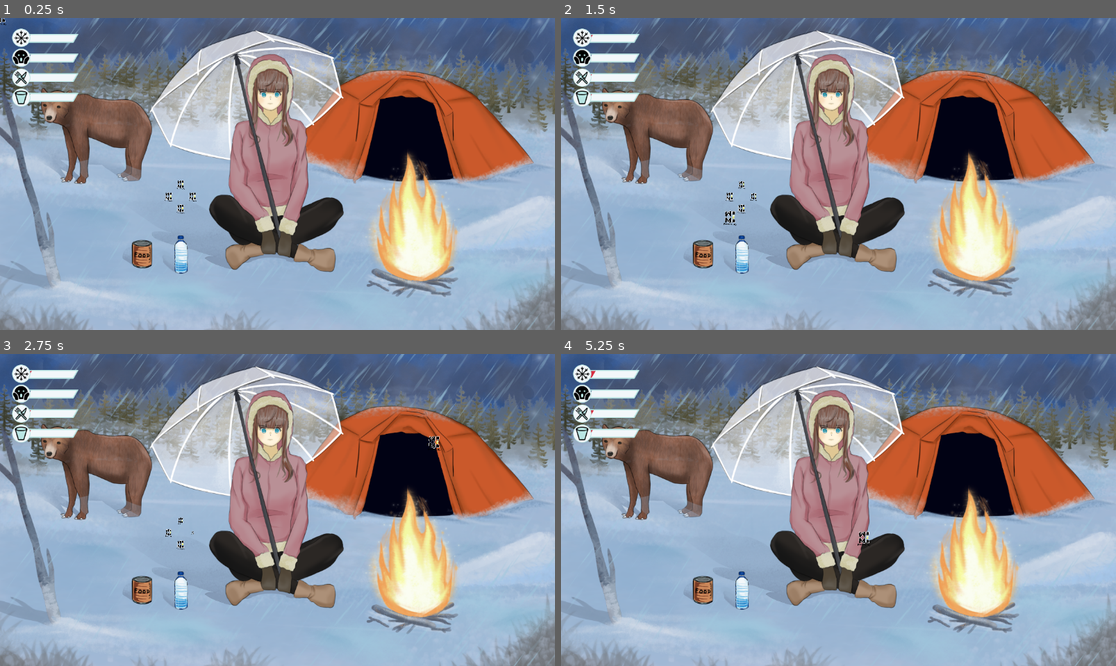
Above: before the commit, frames 1-4 (two rows, left to right).
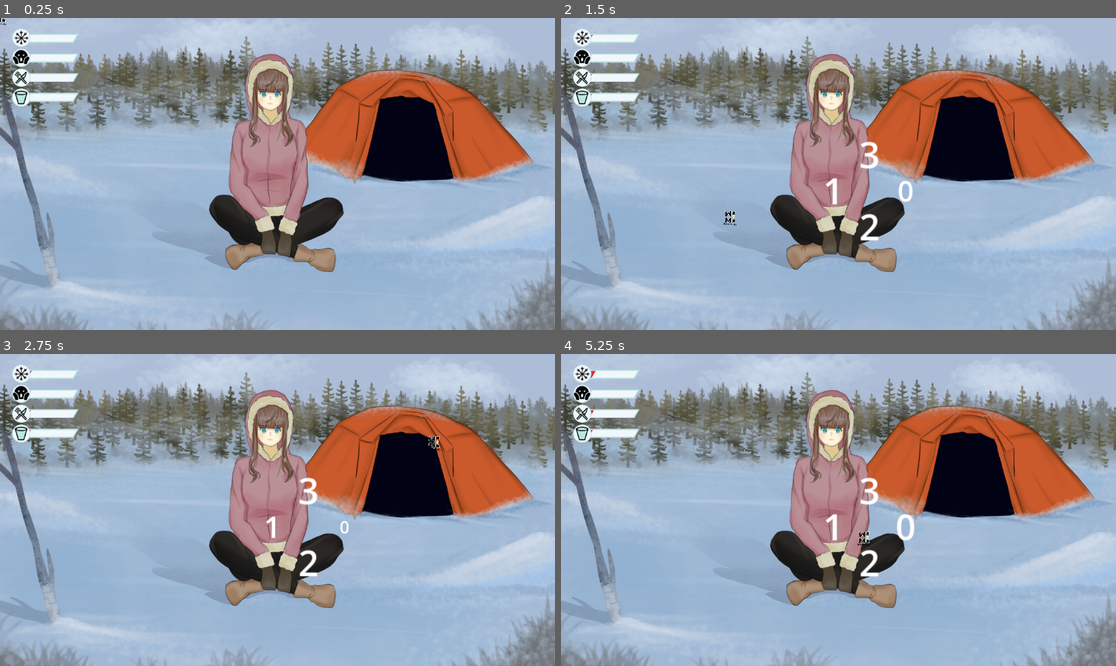
Above: after the commit, the same moments.

Repository: Where-is-my-input/Godot-Wild-Jam-76
Game: Godot game, scene res://main.tscn
Two runs of this game, one before a commit and one after it. Both use one fixed random seed, a clock stepped at 60 frames per second and the inputs below.
Inputs (mouse positions are in pixels of both pictures, inside the frame that each line leads up to):
- Up to frame 1 (0.25 s): no input
- Up to frame 2 (1.5 s): tap Enter at 0.5 s; move the mouse to (960, 158) at 0.52 s; hold Right (ui_right) 0.53-1.28 s; tap Z (interact) at 0.6, 1.35 s; move the mouse to (727, 189) at 1.27 s; hold Down (ui_down) from 1.28 s (still down)
- Up to frame 3 (2.75 s): move the mouse to (333, 441) at 2.02 s; release Down (ui_down) at 2.03 s; hold Right (ui_right) from 2.03 s (still down); tap Z (interact) at 2.1 s
- Up to frame 4 (5.25 s): move the mouse to (810, 572) at 2.77 s; release Right (ui_right) at 2.78 s; hold Up (ui_up) 2.78-3.53 s; tap Z (interact) every 0.75 s from 2.85 to 5.1 s; move the mouse to (1005, 556) at 3.52 s; hold Left (ui_left) 3.53-5.03 s; move the mouse to (672, 463) at 4.27 s; move the mouse to (866, 510) at 5.02 s; hold Down (ui_down) from 5.03 s (still down)

The runs differ from the first frame. In frame 1, 29% of the frame differs, in the area x 0-100%, y 0-100%; in frame 2, 29%; in frame 3, 29%; in frame 4, 29%.

Commit message:
gaming

Diff:
--- /dev/null
+++ b/area_2d.gd
@@ -0,0 +1,19 @@
+extends Area2D
+
+const MINIGAME = preload("res://scene/minigame.tscn")
+func _on_area_entered(area: Area2D) -> void:
+	if !area.is_in_group("cursor") || Global.minigaming: return
+	Global.minigaming = true
+	set_deferred("monitoring", false)
+	var parent = get_parent()
+	var minigame = MINIGAME.instantiate()
+	add_child(minigame)
+	minigame.global_position += parent.size / 3
+
+func reset():
+	set_deferred("monitoring", true)
+
+func action():
+	var parent = get_parent()
+	if parent.has_method("action"):
+		parent.action()
--- /dev/null
+++ b/bear.gd
@@ -0,0 +1,4 @@
+extends TextureRect
+
+func action():
+	visible = !visible
--- /dev/null
+++ b/fireplace.gd
@@ -0,0 +1,27 @@
+extends TextureRect
+@onready var fire: TextureRect = $fire
+@onready var timer_fire: Timer = $timerFire
+
+var fireOn = false
+
+@export var fireAmount:int = 50
+
+@export var fireMin:int = 15
+@export var fireMax:int = 30
+@export var firetick:int = 2
+
+func action():
+	setFire(true)
+	var amount = randi_range(fireMin, fireMax)
+	timer_fire.start(amount)
+	fireAmount -= amount
+
+func setFire(v = false):
+	fire.visible = v
+	fireOn = v
+
+func _on_timer_fire_timeout() -> void:
+	setFire()
+	if fireAmount <= 0:
+		visible = false
+		fireAmount = 0
--- /dev/null
+++ b/food.gd
@@ -0,0 +1,20 @@
+extends TextureRect
+@onready var hunger: ProgressBar = $"../stats/hunger"
+@onready var freeze: ProgressBar = $"../stats/freeze"
+@onready var thirst: ProgressBar = $"../stats/thirst"
+@onready var sanity: ProgressBar = $"../stats/sanity"
+
+@export var minFood:int = 5
+@export var maxFood:int = 25
+
+@export var foodAmount:int = 30
+
+func action():
+	var foodUsed = randi_range(minFood, maxFood)
+	hunger.value -= foodUsed
+	freeze.value -= foodUsed / 2
+	thirst.value += foodUsed / 2 if sanity.value <= 75 else foodUsed
+	foodAmount -= foodUsed
+	if foodAmount <= 0:
+		visible = false
+		foodAmount = 0
--- a/main.gd
+++ b/main.gd
@@ -4,6 +4,11 @@
 @onready var hunger: ProgressBar = $Control/stats/hunger
 @onready var thirst: ProgressBar = $Control/stats/thirst
 @onready var timer_tick: Timer = $timerTick
+@onready var timer_weather: Timer = $timerWeather
+@onready var fireplace: TextureRect = $Control/fireplace
+@onready var bear: TextureRect = $Control/bear
+@onready var umbrella: TextureRect = $Control/mc/umbrella
+@onready var timer_bear: Timer = $timerBear
 
 @export var freezeTimerTick:float = 2.0
 @export var freezeAmount:int = 3
@@ -12,6 +17,9 @@
 @export var sanityAmount:int = 5
 
 @onready var mc_frozen: TextureRect = $Control/mc/mc_frozen
+@onready var rain: TextureRect = $Control/rain
+
+var dying = false
 
 func freezeTick():
 	if hunger.value >= 100:
@@ -26,8 +34,35 @@
 		thirst.value += thirstAmount
 	if freeze.value >= 50:
 		sanity.value += sanityAmount
+	if fireplace.fireOn:
+		freeze.value -= fireplace.firetick
+		sanity.value -= 1
+	if bear.visible == true:
+		sanity.value += 2
+	if rain.visible != umbrella.visible:
+		freeze.value += 5
+	if dying && freeze.value >= 100:
+		print("Game over")
+	dying = freeze.value >= 100
 
 func _on_timer_tick_timeout() -> void:
 	freezeTick()
 	mc_frozen.visible = freeze.value > 75
 	timer_tick.start(freezeTimerTick if freeze.value < 100 else freezeTimerTick / 2)
+
+func _on_timer_weather_timeout() -> void:
+	match randi_range(0,1):
+		1:
+			rain.visible = true
+		_:
+			rain.visible = false
+	timer_weather.start(60)
+	timer_bear.start(30)
+
+
+func _on_timer_bear_timeout() -> void:
+	match randi_range(0,1):
+		1:
+			bear.visible = true
+		_:
+			bear.visible = false
--- a/main.tscn
+++ b/main.tscn
@@ -1,30 +1,51 @@
-[gd_scene load_steps=17 format=3 uid="uid://bv4uys4jukmnd"]
+[gd_scene load_steps=29 format=3 uid="uid://bv4uys4jukmnd"]
 
 [ext_resource type="PackedScene" uid="uid://84jlgn1inqo0" path="res://scene/cursor.tscn" id="1_2cuap"]
 [ext_resource type="Script" path="res://main.gd" id="1_jcw8u"]
-[ext_resource type="PackedScene" uid="uid://dulc6fd4satev" path="res://scene/tree.tscn" id="2_cacir"]
 [ext_resource type="Texture2D" uid="uid://dsvcaosfpjwkf" path="res://Assets/background.png" id="3_dpjth"]
 [ext_resource type="Texture2D" uid="uid://ddh50sk1ec448" path="res://Assets/mc.png" id="4_fxa33"]
 [ext_resource type="Texture2D" uid="uid://dryvnvfr25en4" path="res://Assets/mc-frozen.png" id="5_cagn5"]
+[ext_resource type="Script" path="res://mc.gd" id="5_npbca"]
 [ext_resource type="Texture2D" uid="uid://c4bd6vcl5otqk" path="res://Assets/icons.png" id="6_y4o2t"]
 [ext_resource type="PackedScene" uid="uid://d3446w2uruqfx" path="res://scene/progress_bar.tscn" id="7_fewfx"]
 [ext_resource type="Texture2D" uid="uid://bf0yg2fb8msvj" path="res://Assets/umbrella.png" id="7_i0m4b"]
 [ext_resource type="Texture2D" uid="uid://i25efgxbb1el" path="res://Assets/barraca.png" id="10_2n0hv"]
+[ext_resource type="Script" path="res://tent.gd" id="12_b8nh4"]
 [ext_resource type="Texture2D" uid="uid://d2cxdovptnfhs" path="res://Assets/rain.png" id="12_obv8q"]
-[ext_resource type="Texture2D" uid="uid://cqgj4ntuid27" path="res://Assets/bonfire.png" id="13_n5rpu"]
+[ext_resource type="Script" path="res://water.gd" id="13_ksqwn"]
 [ext_resource type="Texture2D" uid="uid://blgfoxsueovps" path="res://Assets/bear.png" id="14_a3q1q"]
+[ext_resource type="Script" path="res://bear.gd" id="14_hmnbk"]
+[ext_resource type="Script" path="res://area_2d.gd" id="14_vijc7"]
+[ext_resource type="Texture2D" uid="uid://dmdfwofi7nquv" path="res://Assets/wood.png" id="15_36hoj"]
 [ext_resource type="Texture2D" uid="uid://dmpojj5up7dxl" path="res://Assets/water.png" id="15_gebbu"]
-[ext_resource type="PackedScene" uid="uid://exd7637ip8ur" path="res://scene/minigame.tscn" id="16_12pbg"]
+[ext_resource type="Script" path="res://food.gd" id="15_ip6yy"]
+[ext_resource type="Texture2D" uid="uid://cq5t660tjnmlv" path="res://Assets/fire.png" id="16_56oin"]
 [ext_resource type="Texture2D" uid="uid://c0n3d3bvw4pje" path="res://Assets/food.png" id="16_pjkuo"]
+[ext_resource type="Script" path="res://fireplace.gd" id="18_2xti7"]
+
+[sub_resource type="RectangleShape2D" id="RectangleShape2D_3g83k"]
+size = Vector2(263.333, 708.333)
+
+[sub_resource type="RectangleShape2D" id="RectangleShape2D_tll4d"]
+size = Vector2(675, 380)
+
+[sub_resource type="RectangleShape2D" id="RectangleShape2D_vm4r2"]
+size = Vector2(421.667, 355)
+
+[sub_resource type="RectangleShape2D" id="RectangleShape2D_h5lrn"]
+size = Vector2(51.6666, 143.333)
+
+[sub_resource type="RectangleShape2D" id="RectangleShape2D_1f1v4"]
+size = Vector2(86.6667, 106.667)
+
+[sub_resource type="RectangleShape2D" id="RectangleShape2D_iufp6"]
+size = Vector2(315, 115)
 
 [node name="main" type="Node2D"]
 script = ExtResource("1_jcw8u")
 
 [node name="cursor" parent="." instance=ExtResource("1_2cuap")]
 z_index = 15
-
-[node name="tree" parent="." instance=ExtResource("2_cacir")]
-position = Vector2(290, 167)
 
 [node name="Control" type="Control" parent="."]
 layout_mode = 3
@@ -45,6 +66,7 @@
 offset_right = 1920.0
 offset_bottom = 1080.0
 texture = ExtResource("4_fxa33")
+script = ExtResource("5_npbca")
 
 [node name="mc_frozen" type="TextureRect" parent="Control/mc"]
 visible = false
@@ -54,11 +76,19 @@
 texture = ExtResource("5_cagn5")
 
 [node name="umbrella" type="TextureRect" parent="Control/mc"]
+visible = false
 z_index = 10
 layout_mode = 0
 offset_right = 40.0
 offset_bottom = 40.0
 texture = ExtResource("7_i0m4b")
+
+[node name="Area2D" type="Area2D" parent="Control/mc"]
+script = ExtResource("14_vijc7")
+
+[node name="CollisionShape2D" type="CollisionShape2D" parent="Control/mc/Area2D"]
+position = Vector2(943.333, 472.5)
+shape = SubResource("RectangleShape2D_3g83k")
 
 [node name="stats" type="TextureRect" parent="Control"]
 z_index = 5
@@ -105,23 +135,25 @@
 offset_right = 40.0
 offset_bottom = 40.0
 texture = ExtResource("10_2n0hv")
+script = ExtResource("12_b8nh4")
+
+[node name="Area2D" type="Area2D" parent="Control/tent"]
+script = ExtResource("14_vijc7")
+
+[node name="CollisionShape2D" type="CollisionShape2D" parent="Control/tent/Area2D"]
+position = Vector2(1425.83, 368.333)
+shape = SubResource("RectangleShape2D_tll4d")
 
 [node name="rain" type="TextureRect" parent="Control"]
+visible = false
 z_index = -45
 layout_mode = 0
 offset_right = 40.0
 offset_bottom = 40.0
 texture = ExtResource("12_obv8q")
 
-[node name="bonfire" type="TextureRect" parent="Control"]
-layout_mode = 0
-offset_left = 1133.33
-offset_top = 345.0
-offset_right = 1720.33
-offset_bottom = 1032.0
-texture = ExtResource("13_n5rpu")
-
 [node name="bear" type="TextureRect" parent="Control"]
+visible = false
 z_index = -5
 layout_mode = 0
 offset_left = 36.6667
@@ -129,28 +161,97 @@
 offset_right = 589.667
 offset_bottom = 631.0
 texture = ExtResource("14_a3q1q")
+script = ExtResource("14_hmnbk")
+
+[node name="Area2D" type="Area2D" parent="Control/bear"]
+script = ExtResource("14_vijc7")
+
+[node name="CollisionShape2D" type="CollisionShape2D" parent="Control/bear/Area2D"]
+position = Vector2(302.5, 222.5)
+shape = SubResource("RectangleShape2D_vm4r2")
 
 [node name="water" type="TextureRect" parent="Control"]
+visible = false
 layout_mode = 0
 offset_left = 481.667
 offset_top = 690.0
 offset_right = 734.667
 offset_bottom = 956.0
 texture = ExtResource("15_gebbu")
+script = ExtResource("13_ksqwn")
+
+[node name="Area2D" type="Area2D" parent="Control/water"]
+script = ExtResource("14_vijc7")
+
+[node name="CollisionShape2D" type="CollisionShape2D" parent="Control/water/Area2D"]
+position = Vector2(144.166, 128.333)
+shape = SubResource("RectangleShape2D_h5lrn")
 
 [node name="food" type="TextureRect" parent="Control"]
+visible = false
 layout_mode = 0
 offset_left = 371.667
 offset_top = 726.667
 offset_right = 603.667
 offset_bottom = 911.667
 texture = ExtResource("16_pjkuo")
+script = ExtResource("15_ip6yy")
+
+[node name="Area2D" type="Area2D" parent="Control/food"]
+script = ExtResource("14_vijc7")
+
+[node name="CollisionShape2D" type="CollisionShape2D" parent="Control/food/Area2D"]
+position = Vector2(120, 91.6663)
+shape = SubResource("RectangleShape2D_1f1v4")
+
+[node name="fireplace" type="TextureRect" parent="Control"]
+visible = false
+layout_mode = 0
+offset_left = 1281.67
+offset_top = 818.333
+offset_right = 1685.67
+offset_bottom = 1028.33
+texture = ExtResource("15_36hoj")
+script = ExtResource("18_2xti7")
+
+[node name="fire" type="TextureRect" parent="Control/fireplace"]
+visible = false
+layout_mode = 0
+offset_left = 16.6667
+offset_top = -376.667
+offset_right = 411.667
+offset_bottom = 191.333
+texture = ExtResource("16_56oin")
+
+[node name="Area2D" type="Area2D" parent="Control/fireplace"]
+script = ExtResource("14_vijc7")
+
+[node name="CollisionShape2D" type="CollisionShape2D" parent="Control/fireplace/Area2D"]
+position = Vector2(212.5, 112.5)
+shape = SubResource("RectangleShape2D_iufp6")
+
+[node name="timerFire" type="Timer" parent="Control/fireplace"]
+one_shot = true
 
 [node name="timerTick" type="Timer" parent="."]
 one_shot = true
 autostart = true
 
-[node name="minigame" parent="." instance=ExtResource("16_12pbg")]
-position = Vector2(375, 372)
-
+[node name="timerWeather" type="Timer" parent="."]
+wait_time = 60.0
+one_shot = true
+autostart = true
+
+[node name="timerBear" type="Timer" parent="."]
+one_shot = true
+
+[connection signal="area_entered" from="Control/mc/Area2D" to="Control/mc/Area2D" method="_on_area_entered"]
+[connection signal="area_entered" from="Control/tent/Area2D" to="Control/tent/Area2D" method="_on_area_entered"]
+[connection signal="area_entered" from="Control/bear/Area2D" to="Control/bear/Area2D" method="_on_area_entered"]
+[connection signal="area_entered" from="Control/water/Area2D" to="Control/water/Area2D" method="_on_area_entered"]
+[connection signal="area_entered" from="Control/food/Area2D" to="Control/food/Area2D" method="_on_area_entered"]
+[connection signal="area_entered" from="Control/fireplace/Area2D" to="Control/fireplace/Area2D" method="_on_area_entered"]
+[connection signal="timeout" from="Control/fireplace/timerFire" to="Control/fireplace" method="_on_timer_fire_timeout"]
 [connection signal="timeout" from="timerTick" to="." method="_on_timer_tick_timeout"]
+[connection signal="timeout" from="timerWeather" to="." method="_on_timer_weather_timeout"]
+[connection signal="timeout" from="timerBear" to="." method="_on_timer_bear_timeout"]
--- /dev/null
+++ b/mc.gd
@@ -0,0 +1,5 @@
+extends TextureRect
+@onready var umbrella: TextureRect = $umbrella
+
+func action():
+	umbrella.visible = !umbrella.visible
--- a/project.godot
+++ b/project.godot
@@ -16,6 +16,14 @@
 boot_splash/image="res://wimiProductions.png"
 config/icon="res://Assets/logo.png"
 
+[autoload]
+
+Global="*res://scene/global.gd"
+
+[global_group]
+
+cursor=""
+
 [input]
 
 interact={
--- a/scene/cursor.tscn
+++ b/scene/cursor.tscn
@@ -9,6 +9,7 @@
 size = Vector2(8, 8)
 
 [node name="cursor" type="CharacterBody2D"]
+z_index = 50
 motion_mode = 1
 script = ExtResource("1_5si8l")
 
@@ -19,7 +20,7 @@
 scale = Vector2(0.0647773, 0.0647773)
 texture = ExtResource("2_g5dck")
 
-[node name="Area2D" type="Area2D" parent="."]
+[node name="Area2D" type="Area2D" parent="." groups=["cursor"]]
 
 [node name="areaShape2D" type="CollisionShape2D" parent="Area2D"]
 shape = SubResource("RectangleShape2D_0xrqf")
--- /dev/null
+++ b/scene/global.gd
@@ -0,0 +1,7 @@
+extends Node
+
+var minigaming:bool = false
+
+func endMinigame():
+	await get_tree().create_timer(0.2).timeout
+	minigaming = false
--- a/scene/minigame.gd
+++ b/scene/minigame.gd
@@ -12,7 +12,7 @@
 		var tween = get_tree().create_tween()
 		#tween.tween_property(t, "modulate", Color.RED, 1)
 		id = nextId(id)
-		t.id = id
+		t.setId(id)
 		#t.scale += Vector2(id / 2, id / 2)
 		tween.tween_property(t, "scale", Vector2(), countdown).set_delay(id)
 		countdown *= 1.5
@@ -25,17 +25,25 @@
 		print(target)
 		target.hitTarget()
 		win()
+	else:
+		fail()
 
 func win():
 	var parent = get_parent()
-	if parent.has_method("action") && targets.size() <= 0:
+	print(get_child_count())
+	if get_child_count() <= 1:
 		print("win")
 		parent.action()
-		queue_free()
+		qFree()
 
 func fail():
 	print("fail")
-	queue_free()
+	qFree()
 
 func nextId(v = 0):
 	return v + 1 if v < 3 else 0
+
+func qFree():
+	Global.endMinigame()
+	get_parent().reset()
+	queue_free()
--- a/scene/minigame.tscn
+++ b/scene/minigame.tscn
@@ -4,6 +4,8 @@
 [ext_resource type="Script" path="res://scene/minigame.gd" id="1_qqq7r"]
 
 [node name="minigame" type="Node2D" node_paths=PackedStringArray("targets")]
+z_index = 20
+scale = Vector2(5, 5)
 script = ExtResource("1_qqq7r")
 targets = [NodePath("target"), NodePath("target2"), NodePath("target3"), NodePath("target4")]
 
--- a/scene/target.gd
+++ b/scene/target.gd
@@ -1,10 +1,12 @@
 extends Area2D
 
 signal hit
+@onready var label: Label = $Label
 
 var id:int = 0
 
 func _on_area_entered(area: Area2D) -> void:
+	if !area.is_in_group("cursor"): return
 	hit.emit(self)
 
 func hitTarget():
@@ -13,3 +15,7 @@
 
 func finish():
 	get_parent().fail()
+
+func setId(v = 0):
+	id = v
+	label.text = str(v)
--- a/scene/target.tscn
+++ b/scene/target.tscn
@@ -9,10 +9,22 @@
 script = ExtResource("1_7ouqi")
 
 [node name="Sprite2D" type="Sprite2D" parent="."]
+visible = false
 scale = Vector2(0.0404858, 0.0404858)
 texture = ExtResource("1_vu6q2")
 
 [node name="CollisionShape2D" type="CollisionShape2D" parent="."]
 shape = SubResource("RectangleShape2D_iqylv")
 
+[node name="Label" type="Label" parent="."]
+offset_left = -7.0
+offset_top = -18.0
+offset_right = 22.0
+offset_bottom = 51.0
+scale = Vector2(0.5, 0.5)
+theme_override_font_sizes/font_size = 50
+text = "0"
+horizontal_alignment = 1
+vertical_alignment = 1
+
 [connection signal="area_entered" from="." to="." method="_on_area_entered"]
--- /dev/null
+++ b/tent.gd
@@ -0,0 +1,26 @@
+extends TextureRect
+@onready var water: TextureRect = $"../water"
+@onready var food: TextureRect = $"../food"
+@onready var fireplace: TextureRect = $"../fireplace"
+
+@export var minWater:int = 5
+@export var maxWater:int = 15
+@export var minFood:int = 10
+@export var maxFood:int = 23
+@export var minFire:int = 50
+@export var maxFire:int = 64
+
+func action():
+	match randi_range(0, 3):
+		0:
+			if !water.visible: water.foodAmount = randi_range(minWater, maxWater)
+			water.visible = true
+		1:
+			if !food.visible: food.foodAmount = randi_range(minFood, maxFood)
+			food.visible = true
+		2:
+			if !fireplace.visible: fireplace.fireAmount = randi_range(minFire, maxFire)
+			fireplace.visible = true
+		3:
+			food.visible = true
+			water.visible = true
--- /dev/null
+++ b/water.gd
@@ -0,0 +1,18 @@
+extends TextureRect
+@onready var thirst: ProgressBar = $"../stats/thirst"
+@onready var freeze: ProgressBar = $"../stats/freeze"
+@onready var sanity: ProgressBar = $"../stats/sanity"
+
+@export var minFood:int = 2
+@export var maxFood:int = 12
+
+@export var foodAmount:int = 15
+
+func action():
+	var foodUsed = randi_range(minFood, maxFood)
+	thirst.value -= foodUsed
+	foodAmount -= foodUsed
+	freeze.value += foodUsed / 2 if sanity.value <= 75 else foodUsed
+	if foodAmount <= 0:
+		visible = false
+		foodAmount = 0
Not shown, added: Assets/fire.png.import
Not shown, added: Assets/wood.png.import
